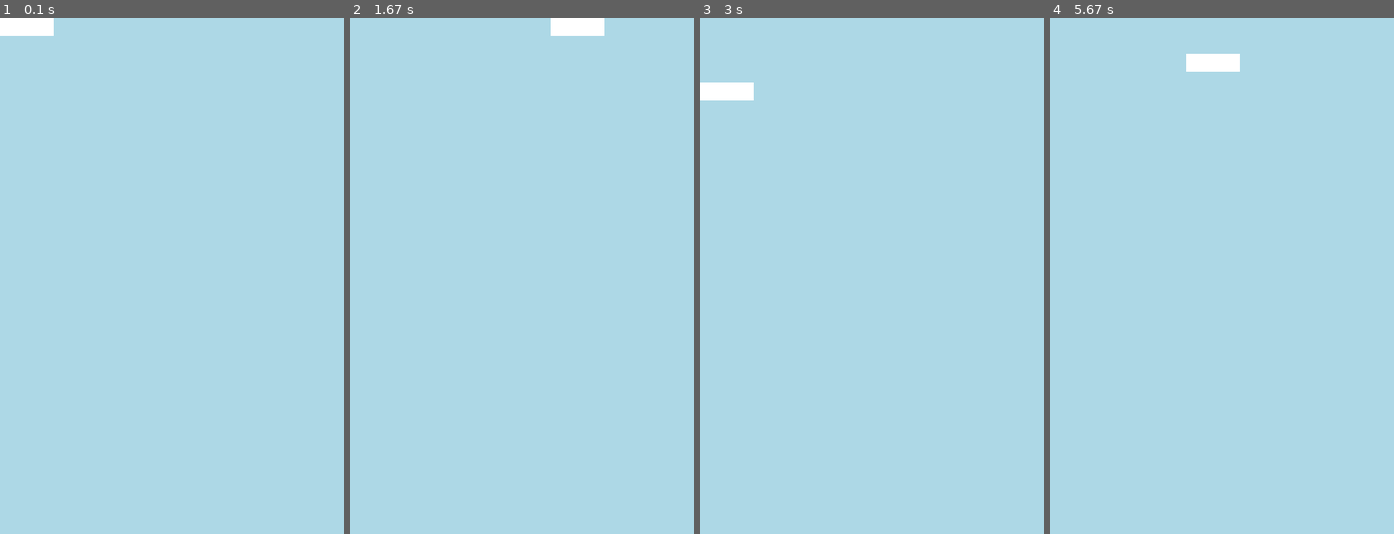
Above: before the commit, frames 1-4 (left to right).
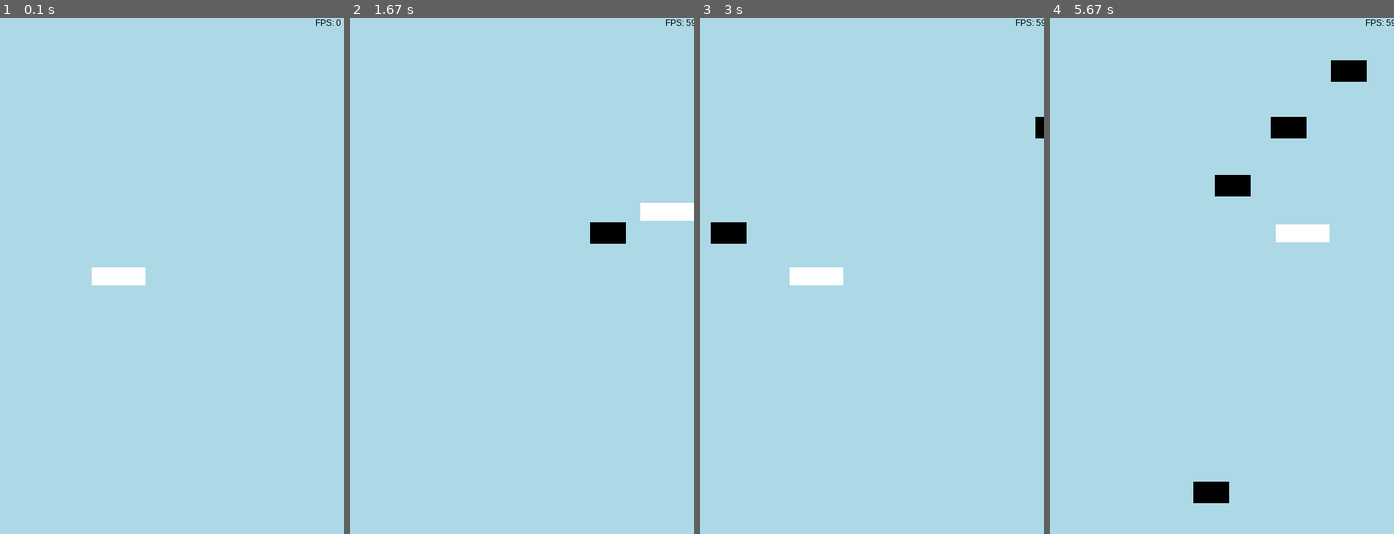
Above: after the commit, the same moments.

Repository: gcairns117/OnlineLearningProjects
Game: pygame game, started from PyGame/flappy.py
Two runs of this game, one before a commit and one after it. Both use one fixed random seed, a clock stepped at 60 frames per second and the inputs below.
Inputs:
- Up to frame 1 (0.1 s): no input
- Up to frame 2 (1.67 s): hold Right 0.33-0.8 s; hold Up 0.83-1.13 s; hold Right 1.17-1.63 s
- Up to frame 3 (3 s): hold Left 1.67-2.2 s; hold Down 2.23-2.53 s; hold Left 2.57-2.97 s
- Up to frame 4 (5.67 s): hold Up 3-3.37 s; hold Right 3.4-4.03 s; hold Down 4.07-4.43 s; hold Left 4.47-4.93 s; hold Right 4.97-5.43 s; hold Up from 5.47 s (still down)

The runs differ from the first frame. In frame 1, 1.1% of the frame differs, in the area x 0-100%, y 0-52%; in frame 2, 1.6%; in frame 3, 1.7%; in frame 4, 2.9%, in the area x 39-100%, y 0-95%.

Commit message:
Movement refinement achieved by learning frame rate control which was impacting game speed. FPS display added since I got distracted by wanting it like it was a side quest.

Diff:
--- a/OnlineLearningProjects/turtMod.py
+++ /dev/null
@@ -1,36 +0,0 @@
-"""
-Udemy link : "https://www.udemy.com/course/mini-python-projects/" - Course Created by : Shambhavi Gupta
-https://docs.python.org/3/library/turtle.html
-turtle module - Using Turtle Graphics
-TurtleScreen class defines graphics window for drawing turtles
-RawTurtle defines Turtle objects which draw on the TurtleScreen
-"""
-import turtle                           #import turtle module
-
-turtle.bgcolor("lightblue")             #Set or return bg colour of the TurtleScreen. Find colour hex (#) with use of colour picker from google, firefox etc.
-turtle.pen(speed = 0.1)                   #a 'pen-dictionary' to set or return pen attributes
-turtle.pensize(2.5)                     #Set line thickness (attributes could be assigned individually or within turtle.pen())
-turtle.fillcolor("green")               #set the fill color - pencolor and fillcolor can be set together using color()
-
-colours = ["red", "green", "orange", "yellow"]
-for i in range(9):
-    for c in colours:
-        turtle.color(c)                 #assigning the turtle/pen colours
-        turtle.circle(150)              #draw a circle with a given radius
-        turtle.left(10)                 #turn tutrle left by angle units
-
-#turtle testing
-# turtle.color("black")
-# turtle.forward(200)
-# turtle.color("white")
-# turtle.stamp()
-# turtle.home()
-# turtle.color("black")
-# turtle.back(200)
-# turtle.color("white")
-# turtle.home()
-# turtle.right(200)
-# turtle.left(200)
-# turtle.home()
-
-turtle.mainloop()                       #starts event loop - calling Tkinter's mainloop function. Must be last statement in turtle graphics program.
--- a/OnlineLearningProjects/flappy.py
+++ b/PyGame/flappy.py
@@ -5,7 +5,9 @@
 """
 
 # Import pygame moduel
+from platform import python_branch
 import pygame
+import random
 
 # Importing local constants for direction keys, escape, etc for easier access to key coordinates
 from pygame.locals import (
@@ -21,6 +23,15 @@
 # Inialise pygame modules - required at start of pygame file
 pygame.init()
 
+# Create clock object to set frame rate
+clock = pygame.time.Clock()
+#fps display function
+def getFPS():
+    fps_display = "FPS: " + str(int(clock.get_fps()))
+    font = pygame.font.SysFont("Arial", 12)
+    text = font.render(fps_display, 1, pygame.Color("black"))
+    return text
+
 # Screen dimensions defined as constant variables
 SCREEN_HEIGHT = 720
 SCREEN_WIDTH = 480
@@ -32,13 +43,16 @@
 icon = pygame.image.load("dove.png")                   # load in dove.png and assing it to 'icon'.
 pygame.display.set_icon(icon)
 
+
 # Player object - defined by extedning Sprite class
 class Player(pygame.sprite.Sprite):
     def __init__(self):
         super(Player, self).__init__()
         self.surf = pygame.Surface((75, 25))
         self.surf.fill((255,255,255))
-        self.rect = self.surf.get_rect()
+        self.rect = self.surf.get_rect(
+            center = (SCREEN_WIDTH/2 - 75, SCREEN_HEIGHT/2)
+            )
 
     # Move the sprite based on user keypresses
     def update(self, pressed_keys):
@@ -61,13 +75,53 @@
         if self.rect.bottom >= SCREEN_HEIGHT:
             self.rect.bottom = SCREEN_HEIGHT
 
+# Define Obstacle object by extending Sripte
+# The surface drawn on the screen is now an attribute of 'obstacle'
+class Obstacle(pygame.sprite.Sprite):
+    def __init__(self):
+        super(Obstacle, self).__init__()
+        self.surf = pygame.Surface((50, 30))
+        self.surf.fill((0,0,0))
+        # Rect is assigned random location on the screen on the right side, 20 to 100 pixels away
+        # It will be somewhere between the bottom and top of screen
+        self.rect = self.surf.get_rect(
+            center=(
+                random.randint(SCREEN_WIDTH + 20, SCREEN_WIDTH + 100),
+                random.randint(0, SCREEN_HEIGHT)
+            )
+        )
+        # Assign how fast obstacle sprite will move across the screen
+        self.speed = random.randint(1, 5)
+
+# Move the sprite based on speed
+# Remove sprite when it passes the left edge of screen
+    def update(self):
+        self.rect.move_ip(-self.speed, 0)
+        # Check if the right side of rect has moved of screen, if so call kill to remove
+        if self.rect.right < 0:
+            self.kill()
+
 # Instantiate player object
 player = Player()
+
+# Creating a custom event for creating a new obstacle
+ADDOBSTACLE = pygame.USEREVENT + 1
+# Timer calls ADDOBSTACLE event in specified milliseconds
+pygame.time.set_timer(ADDOBSTACLE, 1000)
+
+# Creating sprite groups to hold all obstacle sprites & another for all sprites
+# Obstacle group to be used for collision dectection & position updates
+# All sprites group to be used for rendering
+obstacles = pygame.sprite.Group()
+all_sprites = pygame.sprite.Group()
+all_sprites.add(player)
 
 # Game Loop
 running = True      # Bool control variable to keep game loop running
 while running:      # Starts the event handler
 
+    # Fill the background with light blue to replicate the sky
+    screen.fill((173, 216, 230))        # takes tuple rgb colour value
 
     # Loop through every active event
     for event in pygame.event.get():
@@ -79,20 +133,33 @@
             # Did user press Escape key? If so, stop the loop
             if event.key == K_ESCAPE:
                 running = False
+        # Add new obstacle
+        elif event.type == ADDOBSTACLE:
+            # Create a new obstacle and add it to sprite groups
+            new_obstacle = Obstacle()
+            obstacles.add(new_obstacle)
+            all_sprites.add(new_obstacle)
+
 
     # Get the set of keys pressed and check for user input
     pressed_keys = pygame.key.get_pressed()
     # Update the player sprite location based on user keypresses
     player.update(pressed_keys)
-
-    # Fill the background with light blue to replicate the sky
-    screen.fill((173, 216, 230))                        # takes tuple rgb colour value
+    # Update obstacle location / position
+    obstacles.update()
 
     # blit() places top left corner of surface or at location given
-    screen.blit(player.surf, player.rect)
+    # Draw all sprites
+    for i in all_sprites:
+        screen.blit(i.surf, i.rect)
+
+    #draw the getFPS function to coordinates 0,0 (top left)
+    screen.blit(getFPS(), (SCREEN_WIDTH-40,0))
 
     # Flip the display - updates entire screen with everything that has been drawn since last flip
     pygame.display.flip()
+    # Set clock tick timer to draw at 60 frames per second
+    clock.tick(60)
 
 # Once loop is done - quit
 pygame.quit()
Renamed: OnlineLearningProjects/dove.png -> PyGame/dove.png
Renamed: OnlineLearningProjects/game.py -> PyGame/game.py
Not shown, changed: README.md
